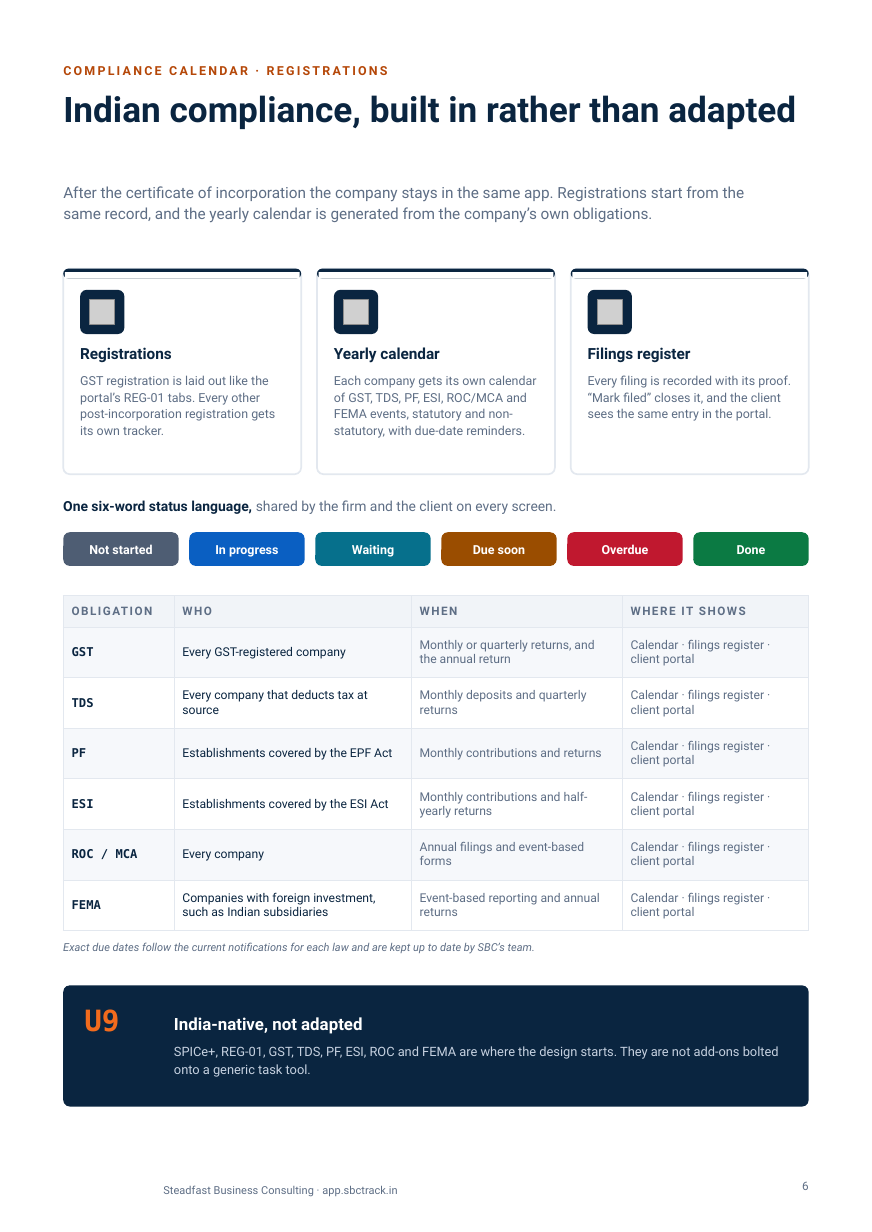
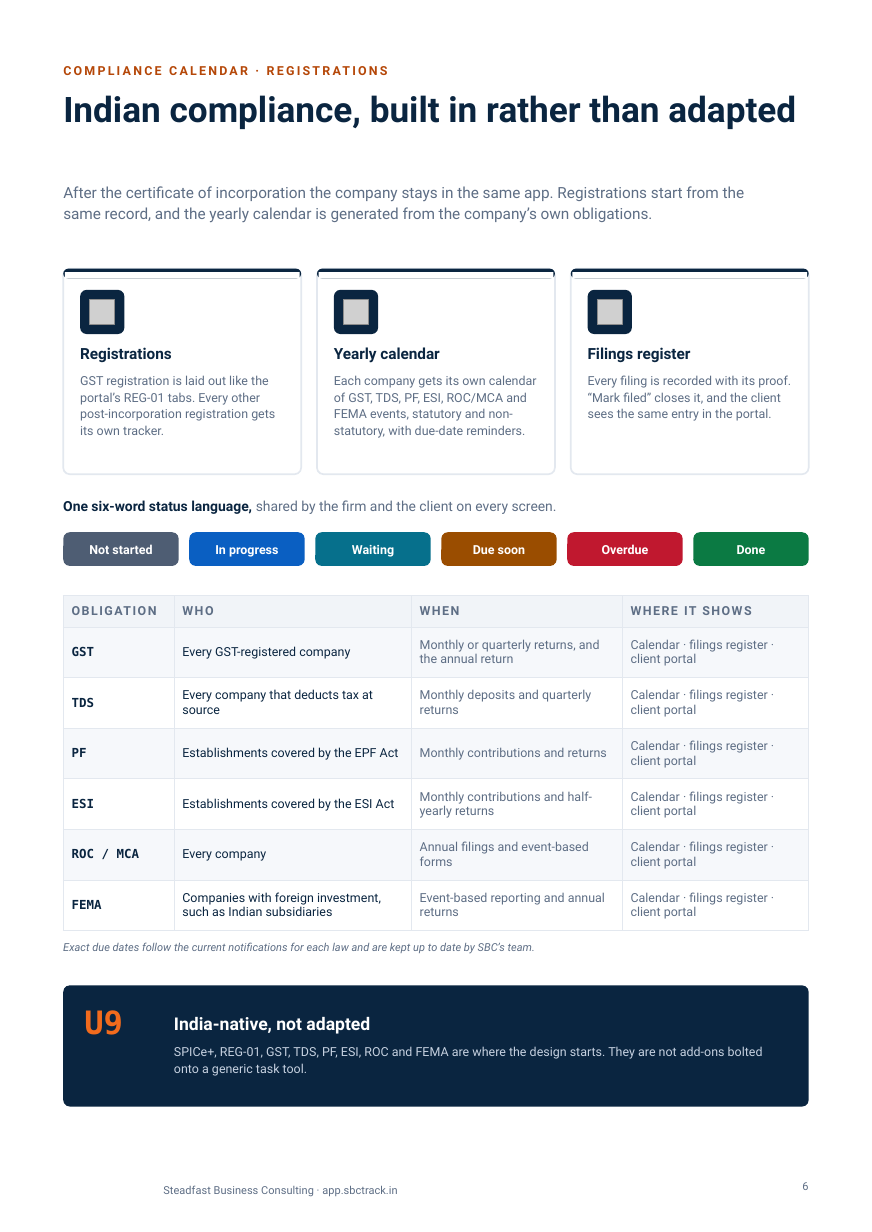
Before and after one commit to abdulfarhath7/vcfo_suite, a slide deck: slide 6 of docs/collateral/vcfo-suite/VCFO_Suite_Brochure.pptx. Drawn at 872x1232 pixels with LibreOffice and Linux fonts; fonts in the diff are those of the drawing; grey boxes stand for pictures; background and template pictures are left out. Boxes give left, top, right and bottom in pixels: in the first picture for what was removed or moved away, otherwise in the second. Text is boxed around its words. In the diff, an @@ line names an element or a change of style, - is before the commit and + after.

```diff
--- a/docs/collateral/vcfo-suite/VCFO_Suite_Brochure.pptx
+++ b/docs/collateral/vcfo-suite/VCFO_Suite_Brochure.pptx
@@ table at (63,596,809,923) @@
@@ size 8 to 8.5 pt in "OBLIGATION", "WHO", "WHEN", "WHERE IT SHOWS" @@
@@ size 8.3 to 8.5 pt @@
@@ text "U9" at (84,1010,123,1035): size 20 to 22 pt @@
@@ text "India-native, not adapted" at (174,1017,370,1034): size 11.5 to 12 pt @@
@@ text "SPICe+, REG-01, GST, TDS, PF, ..." at (174,1046,763,1076): size 8.8 to 8.5 pt @@
```
Also in this commit, not shown: 13 other slides changed, 10 other files.
